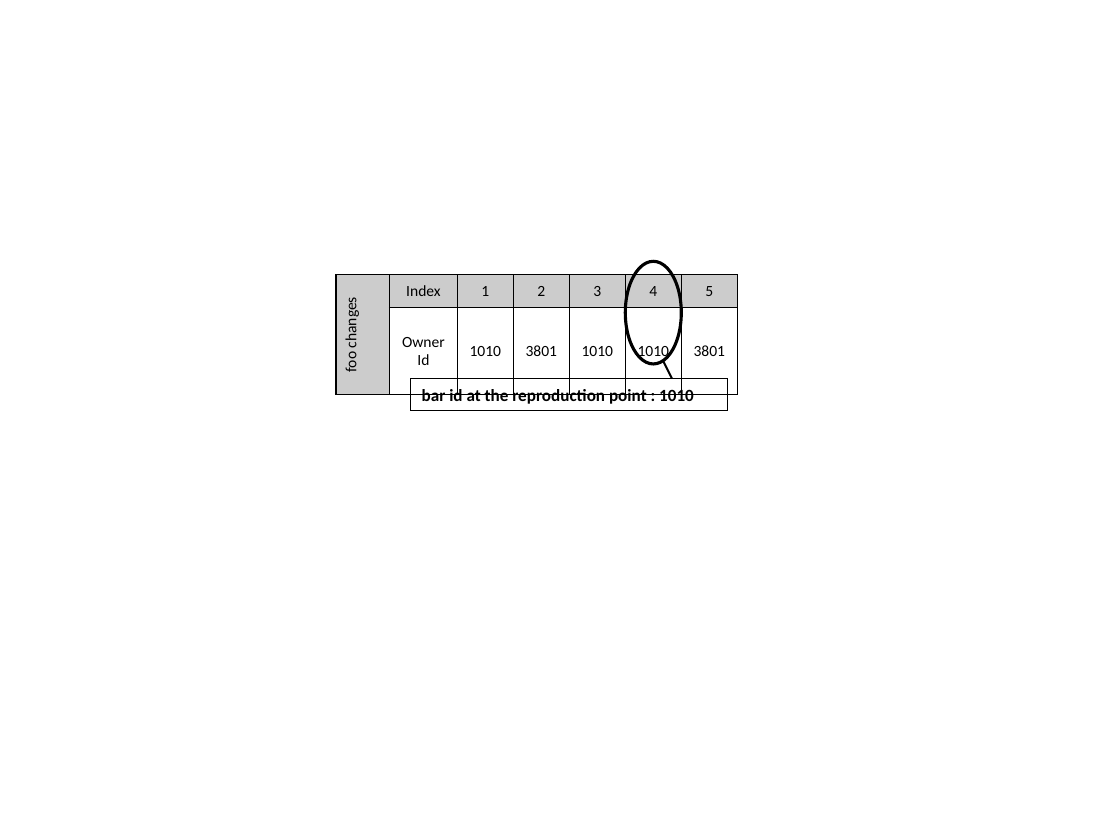
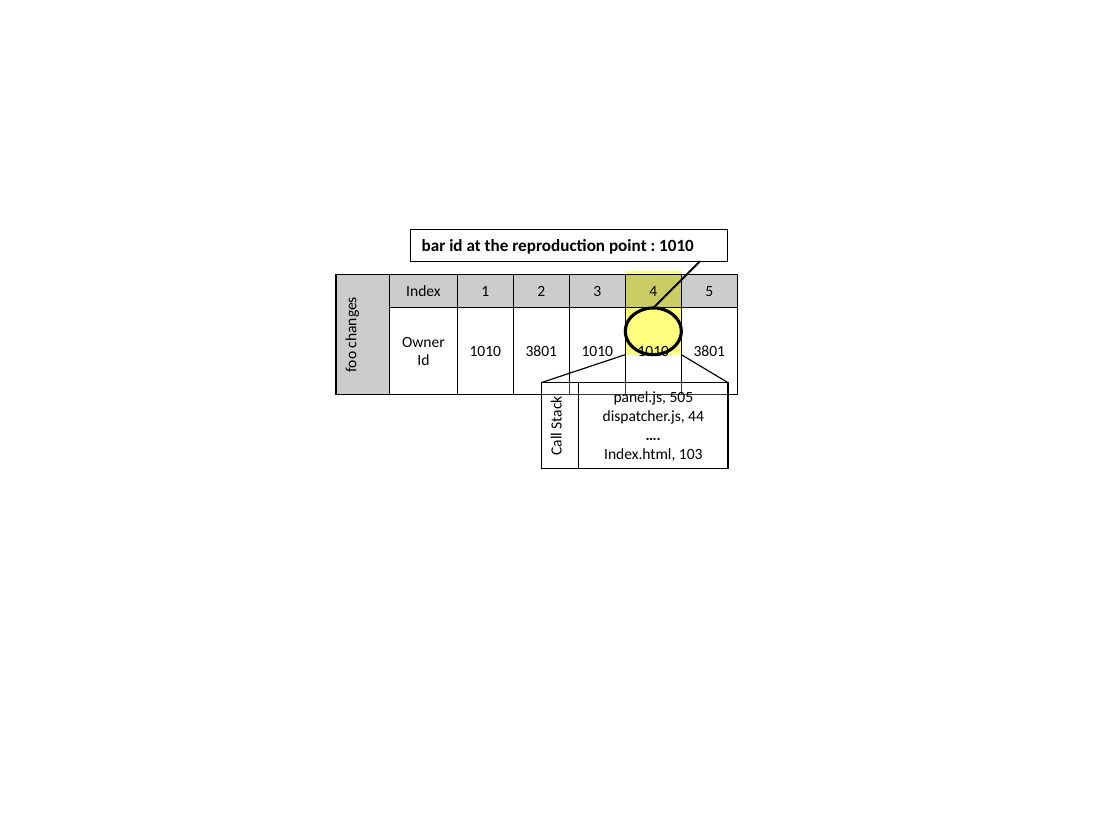
Before and after one commit to SoftwareEngineeringToolDemos/FSE-2011-Querypoint, a slide deck: slide 2 of papers/pldi2011/drawings.pptx. Drawn at 1120x840 pixels with LibreOffice and Linux fonts; fonts in the diff are those of the drawing. Boxes give left, top, right and bottom in pixels: in the first picture for what was removed or moved away, otherwise in the second. Text is boxed around its words. In the diff, an @@ line names an element or a change of style, - is before the commit and + after.

```diff
--- a/papers/pldi2011/drawings.pptx
+++ b/papers/pldi2011/drawings.pptx
@@ rectangle "bar id at the reproduction ..." moved from (x1=411, y1=379, x2=728, y2=411) to (x1=411, y1=230, x2=728, y2=262) @@
@@ line moved from (672, 379) - (663, 360) to (653, 308) - (700, 261) @@
@@ rectangle added at (x1=625, y1=271, x2=681, y2=355), fill #FFFF00 at 50% opacity @@
@@ ellipse resized from (x1=625, y1=261, x2=681, y2=364) to (x1=625, y1=308, x2=681, y2=355) @@
@@ line added from (625, 355) to (541, 383), #000000 0.75 pt @@
@@ line added from (681, 355) to (728, 383), #000000 0.75 pt @@
@@ table added at (x1=541, y1=383, x2=727, y2=469), 1 rows, 2 columns @@
+Call Stack | panel.js, 505 / dispatcher.js, 44 / …. / Index.html, 103
```
Also in this commit, not shown: 2 other slides changed, 4 other files.
